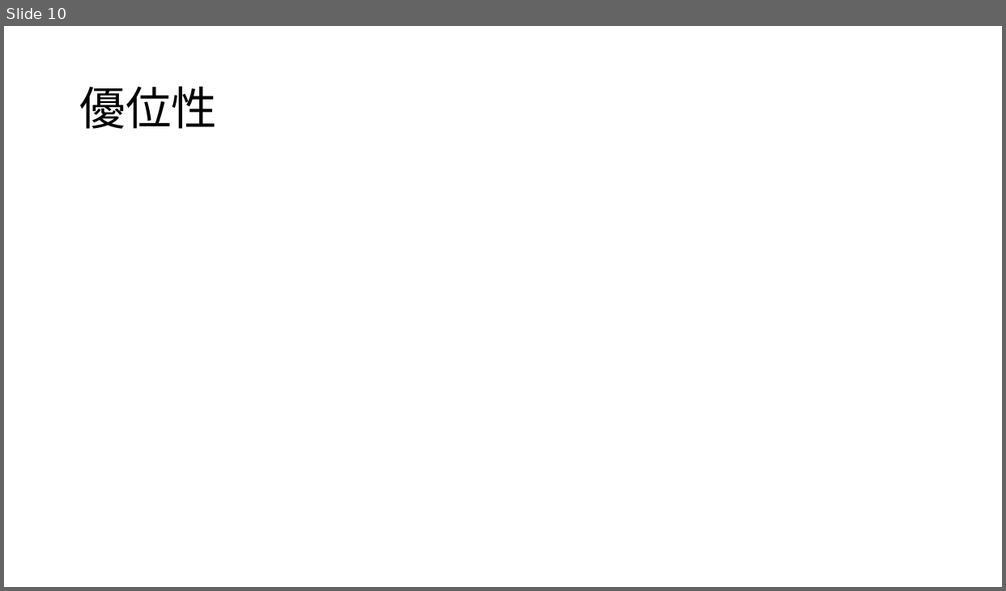
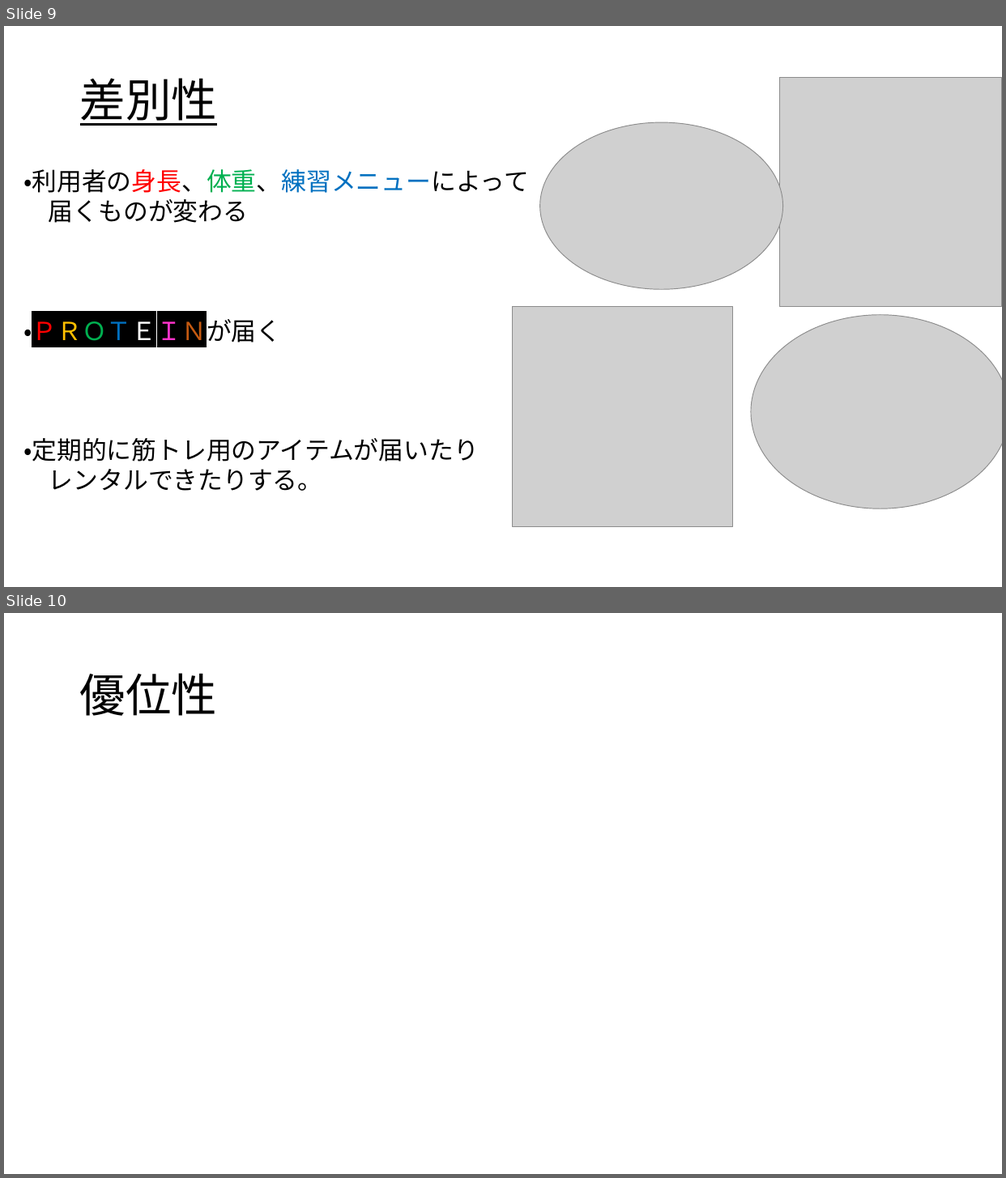
Before and after one commit to yuta6686/MK, a slide deck: DAMAS.pptx. Shown one above the other, each under a label of ours: slide 10 before the commit, slides 9 and 10 after it. The pictures are 1006x591 and 1006x1178 pixels, drawn with LibreOffice and Linux fonts; fonts in the diff are those of the drawing; grey boxes stand for pictures; background and template pictures are left out. Boxes give left, top, right and bottom in pixels: in the first picture for what was removed or moved away, otherwise in the second. Text is boxed around its words. In the diff, an @@ line names an element or a change of style, - is before the commit and + after.

```diff
--- a/DAMAS.pptx
+++ b/DAMAS.pptx
@@ slide 9 added at (4, 26, 1002, 587), background picture (left out) @@
@@ title added at (80, 78, 217, 126), 44 pt, text #000000, underline @@
+差別性
@@ picture added at (780, 77, 1002, 307) @@
@@ picture added at (540, 122, 783, 289) @@
@@ text added at (23, 169, 529, 491), 24 pt, text #000000 @@
+・利用者の身長、体重、練習メニューによって
+届くものが変わる
+・ＰＲＯＴＥＩＮが届く
+・定期的に筋トレ用のアイテムが届いたり
+レンタルできたりする。
@@ picture added at (513, 307, 733, 527) @@
@@ picture added at (751, 315, 1002, 509) @@
```
Also in this commit, not shown: 1 slide changed, 1 slide removed.
